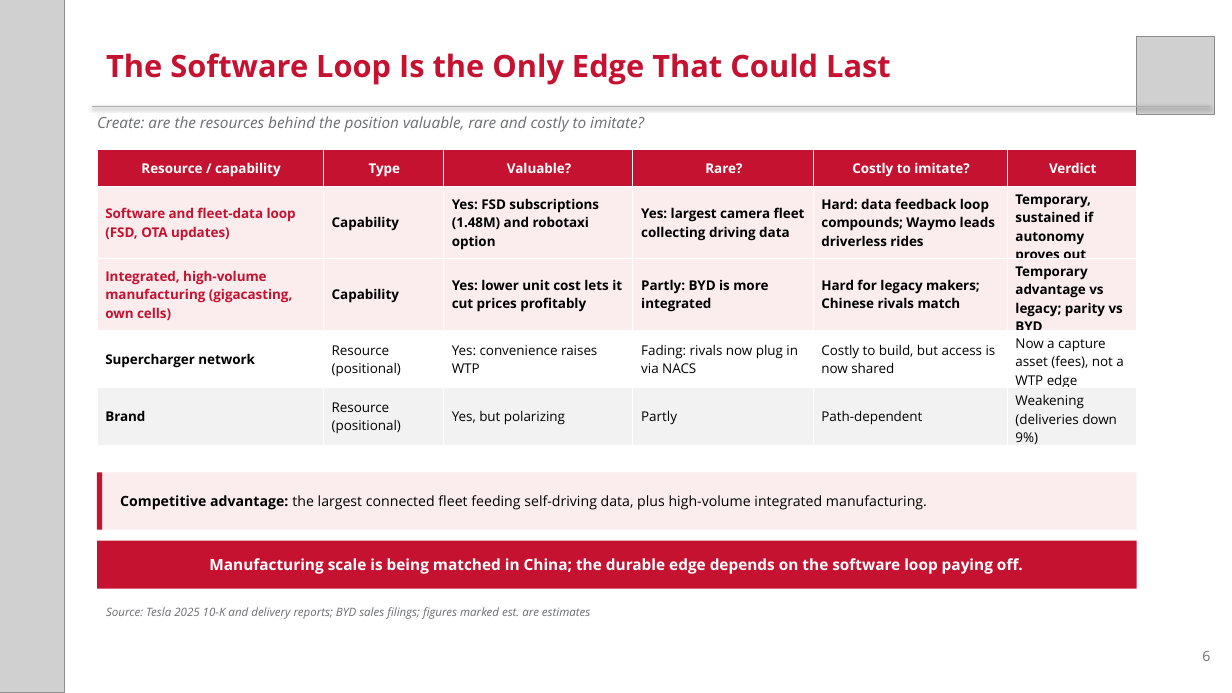
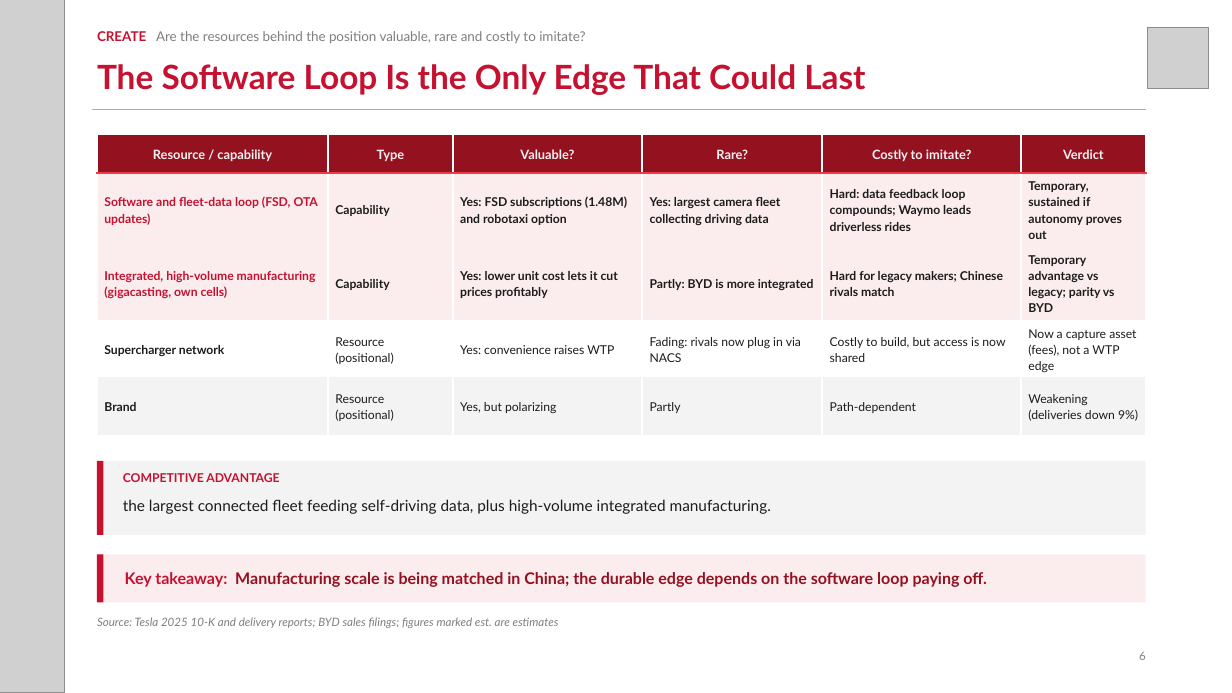
Before and after one commit to zuhayr77/AI-Business-Strategy-Agent, a slide deck: slide 6 of dccd-strategy-agent/examples/Tesla_DCCD.pptx. Drawn at 1232x693 pixels with LibreOffice and Linux fonts; fonts in the diff are those of the drawing; grey boxes stand for pictures. Boxes give left, top, right and bottom in pixels: in the first picture for what was removed or moved away, otherwise in the second. Text is boxed around its words. In the diff, an @@ line names an element or a change of style, - is before the commit and + after.

```diff
--- a/dccd-strategy-agent/examples/Tesla_DCCD.pptx
+++ b/dccd-strategy-agent/examples/Tesla_DCCD.pptx
@@ picture resized from (x1=1137, y1=37, x2=1214, y2=115) to (x1=1148, y1=28, x2=1209, y2=89) @@
@@ text "The Software Loop Is the ..." moved from (x1=106, y1=53, x2=891, y2=85) to (x1=97, y1=64, x2=865, y2=95) @@
@@ text "The Software Loop Is the ..." at (x1=97, y1=64, x2=865, y2=95): size 24 to 26 pt, font Open Sans to Lato; vertical alignment top to middle @@
@@ text at (x1=97, y1=31, x2=585, y2=44): text changed; size 12 to 10.5 pt; font Open Sans to Lato; text colour #6D6E71 to #7F7F7F; italic off @@
-Create: are the resources behind the position valuable, rare and costly to imitate?
+CREATE Are the resources behind the position valuable, rare and costly to imitate?
@@ line moved from (92, 106) - (1211, 106) to (92, 109) - (1146, 109) @@
@@ table at (x1=97, y1=134, x2=1146, y2=425) @@
@@ fill #C41230 to #941120 in row 1 @@
@@ fill #FFFFFF to none in row 4 @@
@@ fill #F2F2F2 to #F3F3F3 in row 5 @@
@@ size 10.5 to 10 pt, text colour #FFFFFF to #F2F2F2 in "Resource / capability", "Type", "Valuable?", "Rare?" and 2 more places @@
@@ font Open Sans to Lato, size 10.5 to 9.5 pt @@
@@ text colour #000000 to #1C1C1C in "Capability", "Yes: FSD subscriptions (1.48M) and robotaxi option", "Yes: largest camera fleet collecting driving data", "Hard: data feedback loop compounds; Waymo leads ..." and 18 more places @@
@@ line spacing 1 to 1.1 @@
@@ borders changed @@
@@ table resized from (x1=97, y1=150, x2=1137, y2=448) to (x1=97, y1=134, x2=1146, y2=425) @@
@@ rectangle resized from (x1=97, y1=472, x2=103, y2=530) to (x1=97, y1=461, x2=104, y2=535) @@
@@ rectangle resized from (x1=97, y1=472, x2=1137, y2=530) to (x1=97, y1=461, x2=1146, y2=535) @@
@@ rectangle at (x1=97, y1=461, x2=1146, y2=535): fill #FBECEE to #F3F3F3 @@
@@ text added at (x1=123, y1=473, x2=279, y2=482), 9.5 pt, text #C41230, bold @@
+COMPETITIVE ADVANTAGE
@@ text at (x1=123, y1=499, x2=771, y2=514): text changed; size 11 to 12 pt; font Open Sans to Lato; text colour #000000 to #1C1C1C @@
-Competitive advantage: the largest connected fleet feeding self-driving data, plus high-volume integrated manufacturing.
+the largest connected fleet feeding self-driving data, plus high-volume integrated manufacturing.
@@ text "the largest connected fleet feeding ..." at (x1=123, y1=499, x2=771, y2=514): vertical alignment middle to top @@
@@ rectangle resized from (x1=97, y1=541, x2=1137, y2=589) to (x1=97, y1=555, x2=1146, y2=603) @@
@@ rectangle at (x1=97, y1=555, x2=1146, y2=603): fill #C41230 to #FBECEE @@
@@ rectangle added at (x1=97, y1=555, x2=104, y2=603), fill #C41230 @@
@@ text at (x1=125, y1=572, x2=986, y2=587): text changed; size 12 to 12.5 pt; font Open Sans to Lato; text colour #FFFFFF to #941120 @@
-Manufacturing scale is being matched in China; the durable edge depends on the software loop paying off.
+Key takeaway: Manufacturing scale is being matched in China; the durable edge depends on the software loop paying off.
@@ text "Source: Tesla 2025 10-K and ..." moved from (x1=106, y1=607, x2=590, y2=619) to (x1=97, y1=617, x2=559, y2=628) @@
@@ text "Source: Tesla 2025 10-K and ..." at (x1=97, y1=617, x2=559, y2=628): font Open Sans to Lato, text colour #6D6E71 to #7F7F7F @@
@@ text "6" moved from (x1=1202, y1=651, x2=1210, y2=661) to (x1=1139, y1=652, x2=1146, y2=660) @@
@@ text "6" at (x1=1139, y1=652, x2=1146, y2=660): size 11 to 9 pt, font Open Sans to Lato, text colour #6D6E71 to #7F7F7F @@
```
Also in this commit, not shown: 8 other slides changed, 15 other files.
